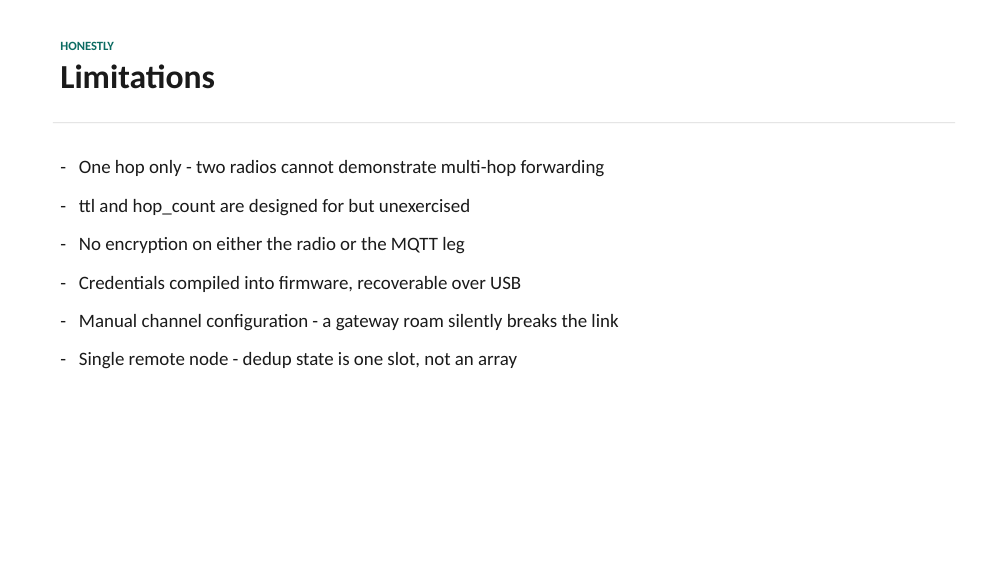
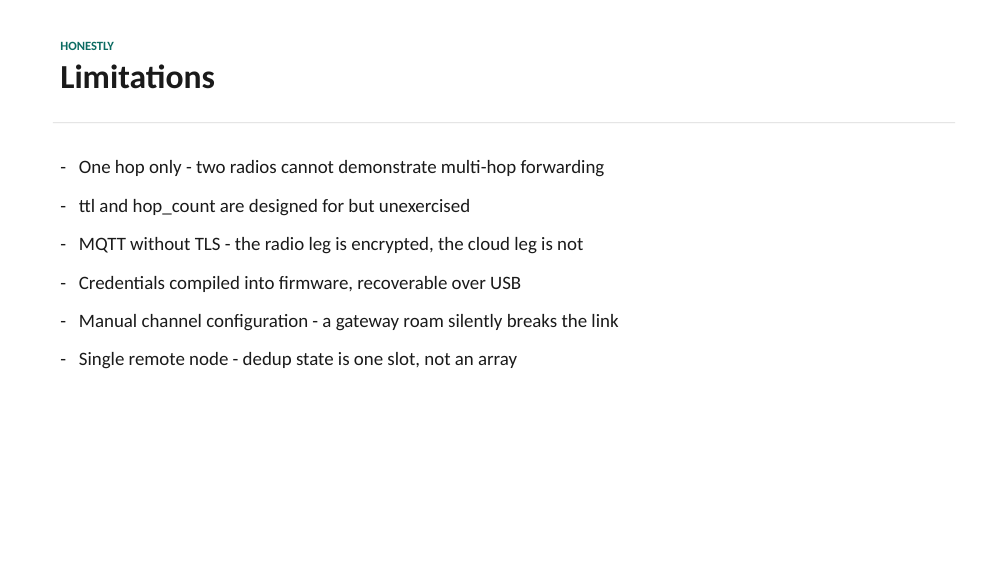
Before and after one commit to bhanuGupta1/esp32-espnow-thingsboard-gateway, a slide deck: slide 14 of PRESENTATION.pptx (slide 13 before the commit). Drawn at 1008x567 pixels with LibreOffice and Linux fonts; fonts in the diff are those of the drawing. Boxes give left, top, right and bottom in pixels: in the first picture for what was removed or moved away, otherwise in the second. Text is boxed around its words. In the diff, an @@ line names an element or a change of style, - is before the commit and + after.

Commit message:
Correct documents that still described the link as unencrypted
Encryption was implemented and verified, but several documents were never
updated and continued to disclaim it. The presentation listed "ESP-NOW payloads
unencrypted" and "no cryptographic sender authentication" under Not defended,
and its closing slide offered PMK/LMK encryption as further work. The demo
runsheet answered the security question by saying the radio link is unencrypted
and that production would need the encryption the project already has. The
report's section on sender authentication described the original design in the
present tense, contradicting the implemented fix twenty lines below it.

Corrected each to match the system as built, and added the reasoning that led
there, since the rejected MAC filter is the more interesting half of the story.

The ThingsBoard guide named a widget that no longer exists. The current widget
is Command button in the Buttons bundle, and its parameter type defaults to
Boolean, which the firmware parses as zero and rejects. Both now documented.

Adds a slide for bidirectional control and store-and-forward, which were
implemented but appeared nowhere in the deck, and a demo-plan warning to
identify boards by MAC rather than COM port after flashing the wrong image
onto the wrong board.

```diff
--- a/PRESENTATION.pptx
+++ b/PRESENTATION.pptx
@@ text at (79,237,583,254): text changed @@
-- No encryption on either the radio or the MQTT leg
+- MQTT without TLS - the radio leg is encrypted, the cloud leg is not
```
Also in this commit, not shown: 2 other slides changed, 1 slide added, 6 other files.
